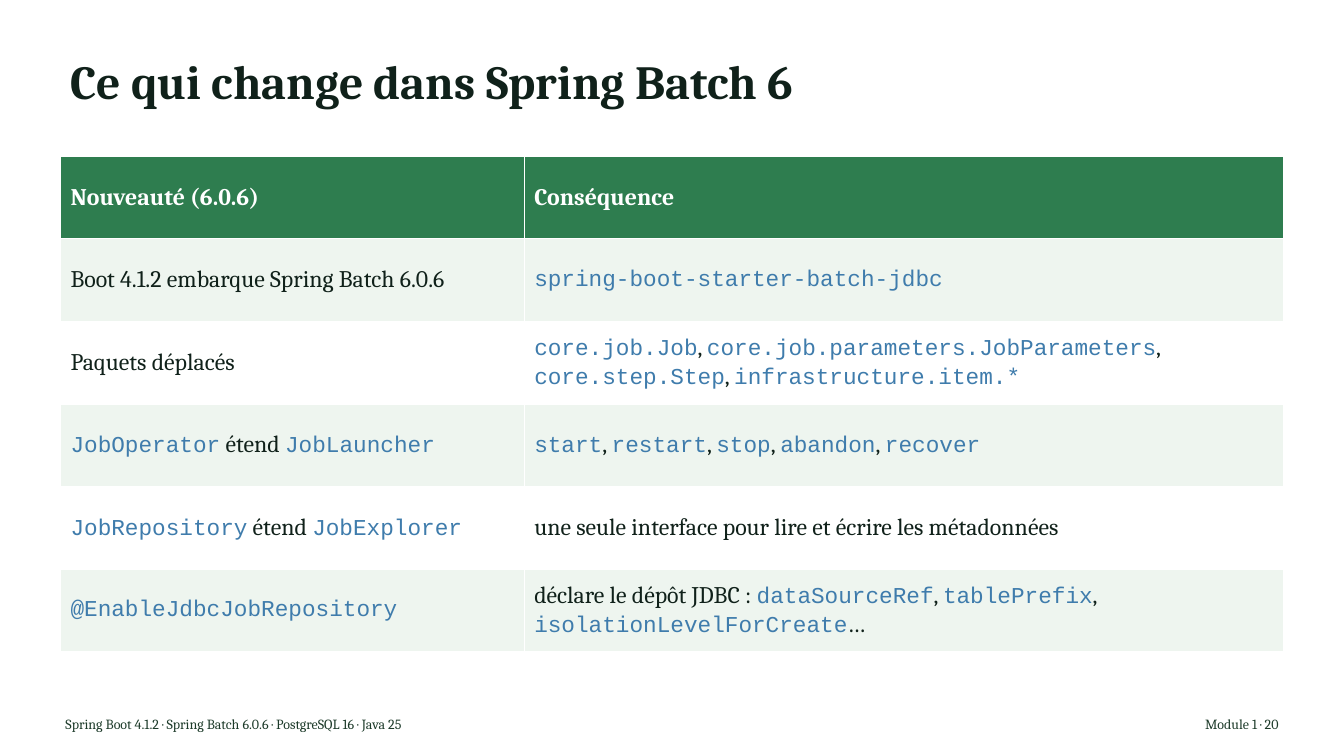
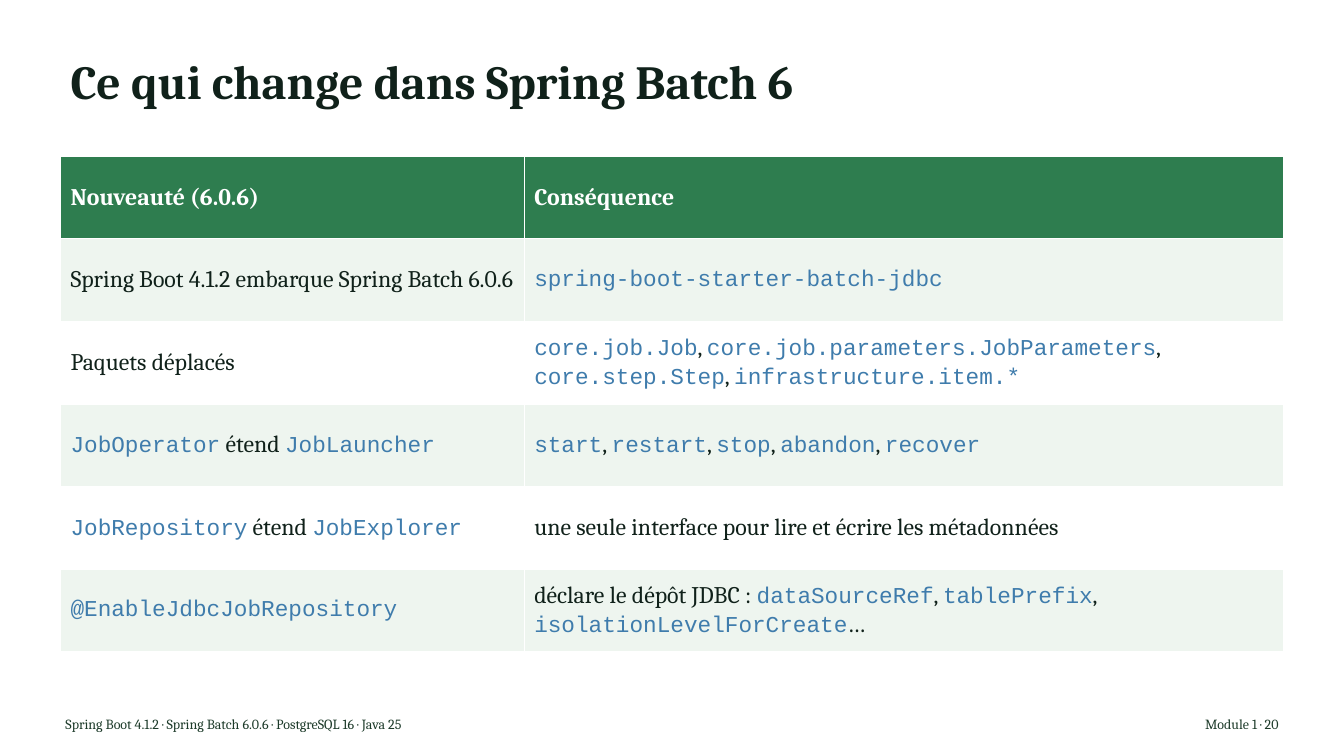
Before and after one commit to NaoufalHightech/tp-spring-batch, a slide deck: slide 17 of pptx/build/Spring_Batch_Module_1.pptx. Drawn at 1344x756 pixels with LibreOffice and Linux fonts; fonts in the diff are those of the drawing. Boxes give left, top, right and bottom in pixels: in the first picture for what was removed or moved away, otherwise in the second. Text is boxed around its words. In the diff, an @@ line names an element or a change of style, - is before the commit and + after.

```diff
--- a/pptx/build/Spring_Batch_Module_1.pptx
+++ b/pptx/build/Spring_Batch_Module_1.pptx
@@ table at (60,156,1284,652) @@
-row 2, column 1: Boot 4.1.2 embarque Spring Batch 6.0.6
+row 2, column 1: Spring Boot 4.1.2 embarque Spring Batch 6.0.6
```
Also in this commit, not shown: 3 other slides changed, 9 other files.
